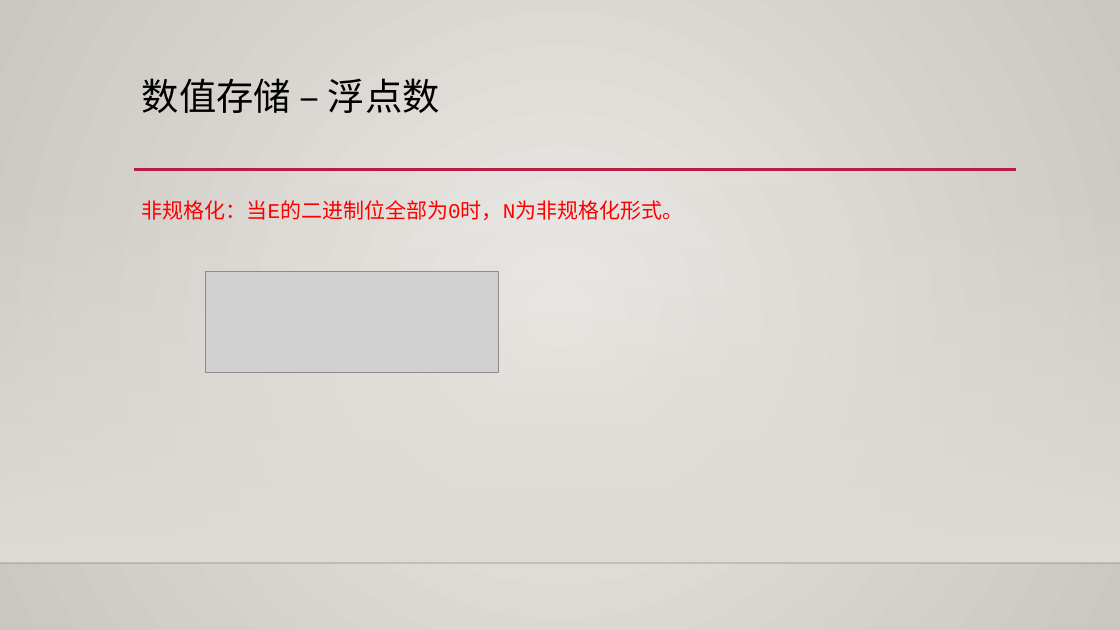
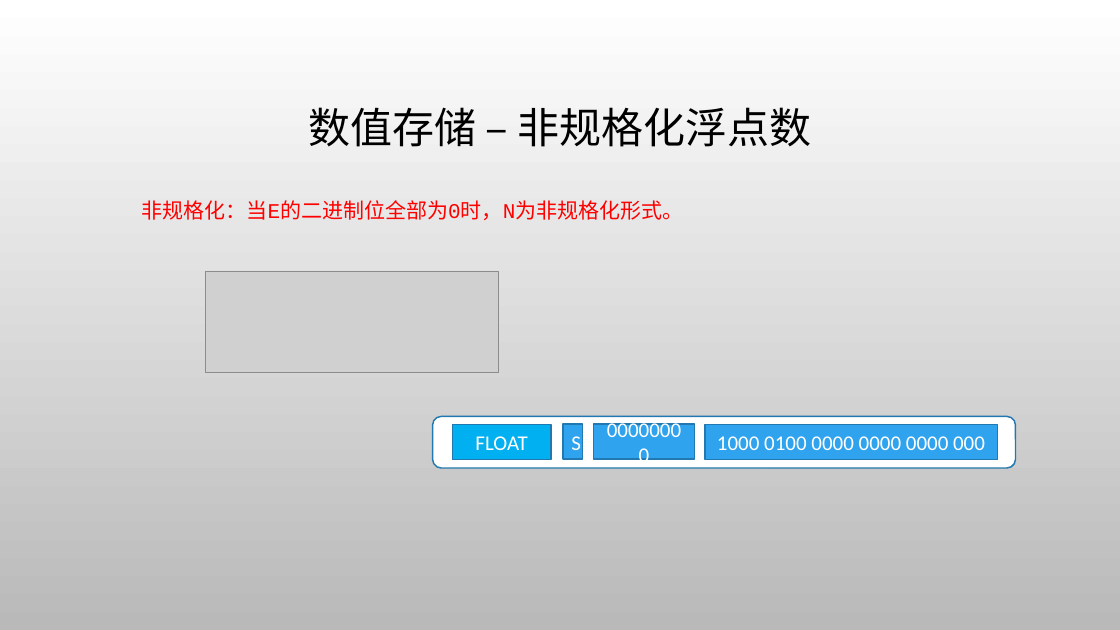
Before and after one commit to albertclass/Lessons, a slide deck: slide 12 of advance c++/courseware.pptx (slide 11 before the commit). Drawn at 1120x630 pixels with LibreOffice and Linux fonts; fonts in the diff are those of the drawing; grey boxes stand for pictures; background and template pictures are left out. Boxes give left, top, right and bottom in pixels: in the first picture for what was removed or moved away, otherwise in the second. Text is boxed around its words. In the diff, an @@ line names an element or a change of style, - is before the commit and + after.

```diff
--- a/advance c++/courseware.pptx
+++ b/advance c++/courseware.pptx
@@ background gradient #ECEAE7 to #CAC7C1 to picture (left out) @@
@@ title "数值存储 – 非规格化浮点数" at bbox=[308, 107, 812, 147]: vertical alignment top to middle @@
@@ title at bbox=[308, 107, 812, 147]: text changed; size 32 to 36 pt @@
-数值存储 – 浮点数
+数值存储 – 非规格化浮点数
@@ line removed from (134, 170) to (1017, 170) @@
@@ rectangle removed at bbox=[0, 186, 1120, 563] @@
@@ group added at bbox=[433, 417, 1016, 468]: 4 rectangles, 1 rounded rectangle @@
+FLOAT
+S
+00000000
+1000 0100 0000 0000 0000 000
@@ line removed from (0, 563) to (1120, 563) @@
```
Also in this commit, not shown: 18 other slides changed, 4 slides added, 1 slide removed, 55 other files.
